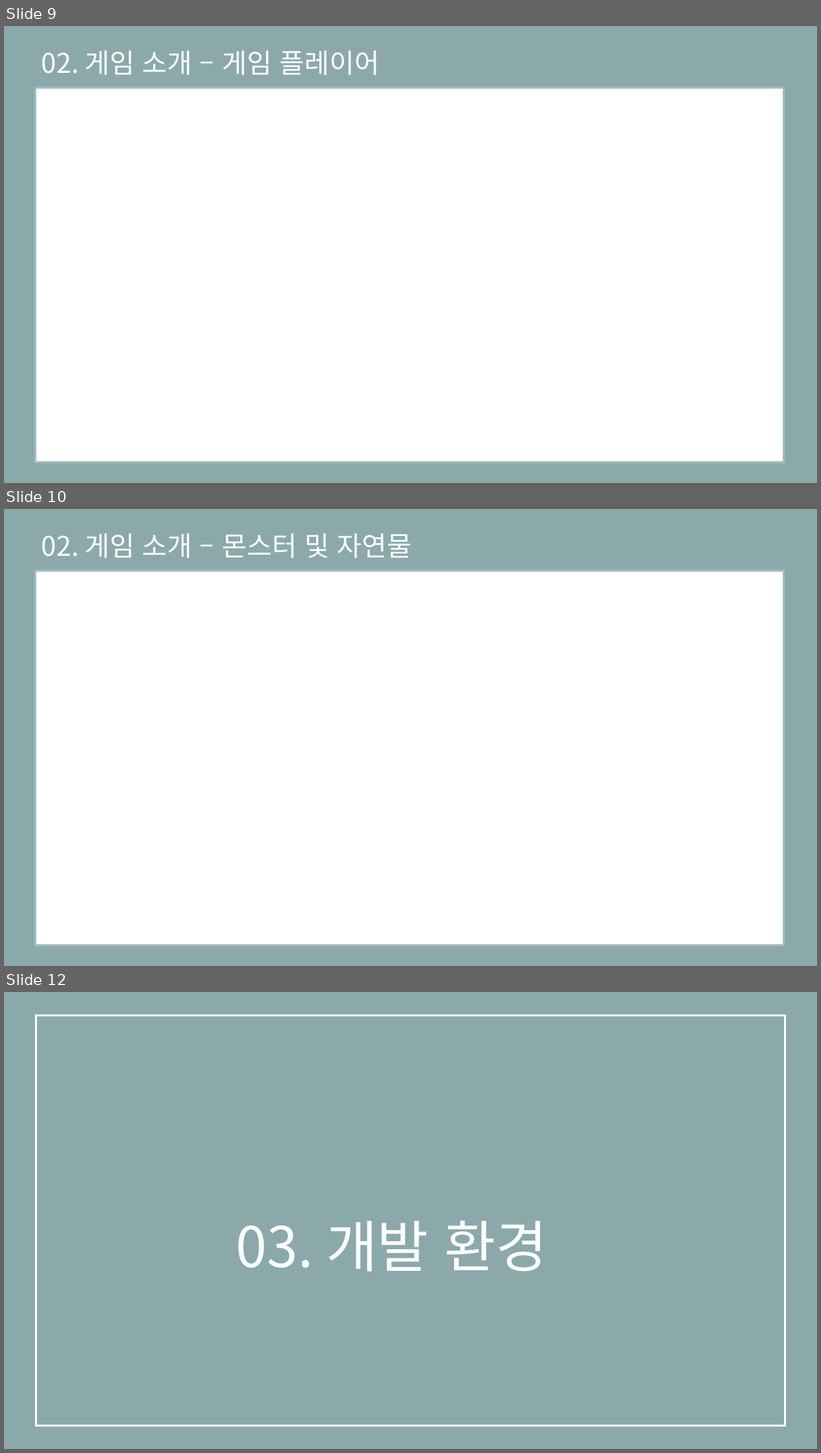
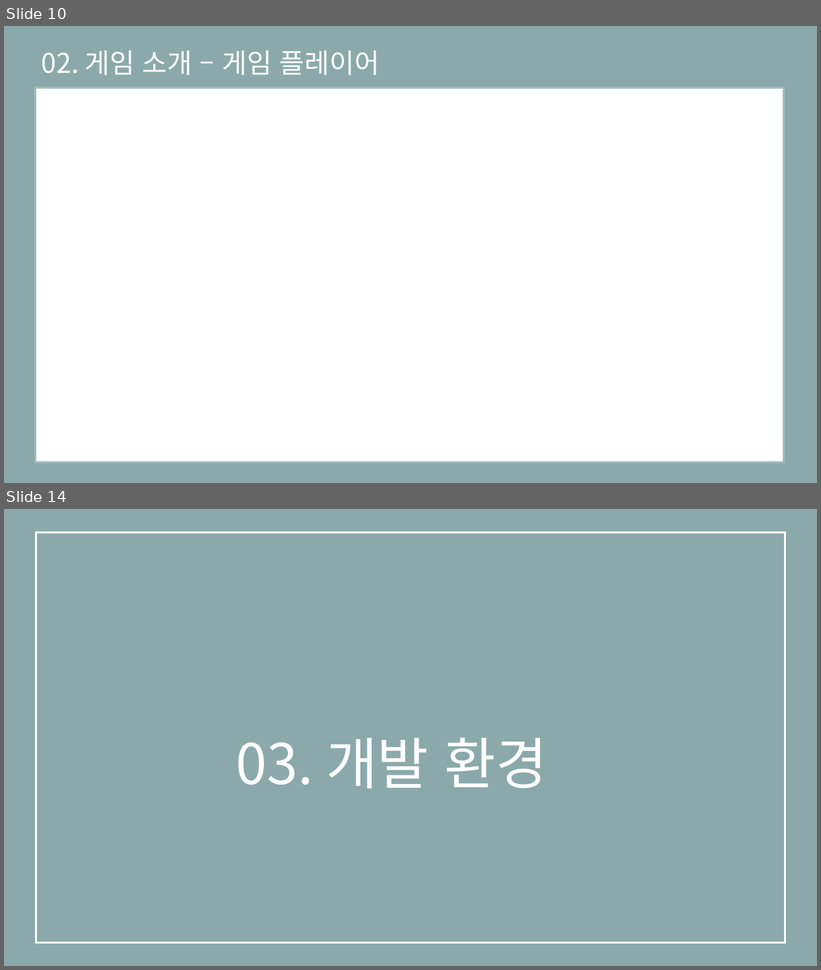
Before and after one commit to eunjiyun/Graduation_Work, a slide deck: Game_Design/2019184003 김 선아 장르 제안서.pptx. Shown one above the other, each under a label of ours: slides 9, 10 and 12 before the commit, slides 10 and 14 after it; the slides between them are not shown. The pictures are 821x1453 and 821x970 pixels, drawn with LibreOffice and Linux fonts; fonts in the diff are those of the drawing. Boxes give left, top, right and bottom in pixels: in the first picture for what was removed or moved away, otherwise in the second. Text is boxed around its words. In the diff, an @@ line names an element or a change of style, - is before the commit and + after.

```diff
--- a/Game_Design/2019184003 김 선아 장르 제안서.pptx
+++ b/Game_Design/2019184003 김 선아 장르 제안서.pptx
@@ slide 10 removed at bbox=[4, 509, 817, 966], background #8BA9AB @@
@@ text removed at bbox=[42, 533, 412, 558] @@
-02. 게임 소개 – 몬스터 및 자연물
@@ rectangle removed at bbox=[35, 570, 784, 945] @@
@@ what was slide 9 is now slide 10 @@
@@ what was slide 12 is now slide 14 @@
```
Also in this commit, not shown: 3 slides changed, 4 slides added, 1 other slide removed.
